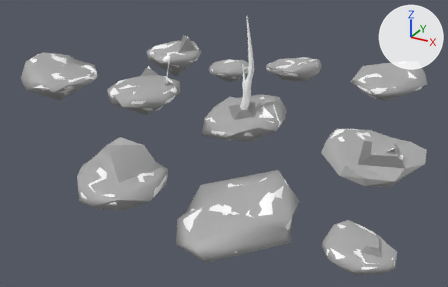
The FBX model src/ProjectMagma/ProjectMagma/Content/Models/Islands/all_rend_and_col.fbx as it was, and as the next commit left it.
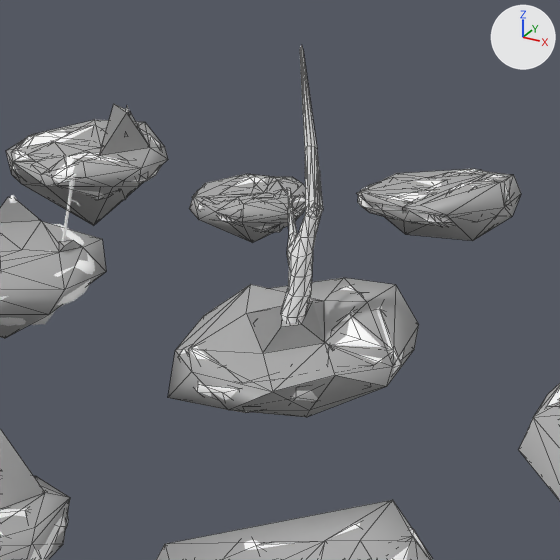
Each version is shown whole from a 50 mm camera at (0.1446, -0.2386, 0.1028) aimed at (0.0156, -0.004, -0.0145), then close up on the part from 32% to 75% of the width and 0% to 66% of the height. The axes (+X, +Y, +Z) are drawn at upper right. The lights are the same throughout. The close-ups show mesh edges as thin lines. Where no turn or scale is listed for an object, it has been applied to the vertices. Vertices at the same position are counted once.

Before the edit, the objects in view are built like this:
```python
me_grass321 = bpy.data.meshes.new('grass321')
me_grass321.from_pydata(...)  # 367 vertices, 704 faces; spans x -0.0202..0.0155, y -0.8288..-0.7888, z 0.0351..0.092
me_grass321.materials.append(mat_lambert2)  # white #ffffff
me_grass3_col23 = bpy.data.meshes.new('grass3_col23')
me_grass3_col23.from_pydata(...)  # 31 vertices, 54 faces; spans x -0.0211..0.015, y -0.8926..-0.8516, z 0.034..0.056
me_grass3_col23.materials.append(mat_lambert4)  # grey #aaaaaa
# before: 27 (-0.0021, -0.8764, 0.0529) at pixel (281, 326), 28 (-0.0039, -0.8723, 0.0548) at pixel (283, 305), 30 (0.0006, -0.8714, 0.056) at pixel (312, 301)
me_ice129 = bpy.data.meshes.new('ice129')
me_ice129.from_pydata(...)  # 225 vertices, 426 faces; spans x -0.0476..-0.0127, y -0.8909..-0.8554, z 0.0685..0.0914
me_ice129.materials.append(mat_lambert2)  # white #ffffff
ob_grass321 = bpy.data.objects.new('grass321', me_grass321)
ob_grass321.location = (0.0264, 0.8077, -0.0457)
ob_grass3_col23 = bpy.data.objects.new('grass3_col23', me_grass3_col23)
ob_grass3_col23.location = (0.0266, 0.8714, -0.0492)
ob_ice129 = bpy.data.objects.new('ice129', me_ice129)
ob_ice129.location = (-0.038, 0.9569, -0.0819)
# also in view: 'grass4_col27' at (0.0846, 0.0007, -0.0105); 'ice3_col39' at (0.0174, 0.0747, 0.0014); 'ice2_col35' at (-0.0245, 0.0768, -0.0068); 'burnt2_col' at (0.0584, -0.0722, -0.0106); 'burnt1_col5' at (0.0076, -0.0727, -0.0038)
```
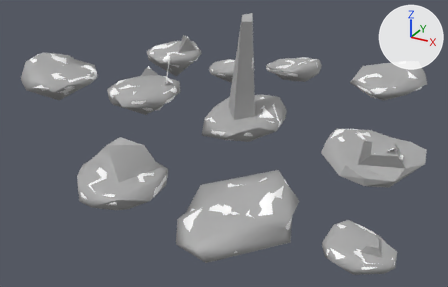
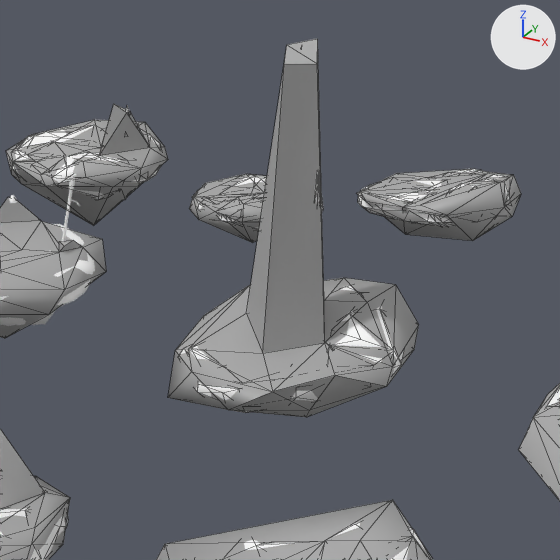
What differs and where, as boxes (x1, y1, x2, y2) in the close-ups (560 x 560 px; the box of a moved part takes in the faces that stretch with it):
'grass3_col23', reshaped (171% taller)
    before: (168, 278, 419, 417)
    after: (168, 39, 419, 417)
part 1 of me_grass3_col23, moved or reshaped
    before: (247, 301, 325, 353)
    after: (247, 39, 325, 353)
'grass321', unchanged, covered by the edit
    before: (180, 45, 404, 413)
    after: (180, 170, 404, 413)

The change in detail:
me_grass3_col23 has 31 vertices, 54 faces and spans x -0.0211..0.015, y -0.8926..-0.8516, z 0.034..0.056.
me_grass3_col23 is used by ob_grass3_col23; location (0.0266, 0.8714, -0.0492).
Part 1, on me_grass3_col23:
Vertices 27, 28, 30 of me_grass3_col23 move by (0.0, 0.0, 0.0405).
Vertex 29 of me_grass3_col23 moves from (0.0006, -0.8749, 0.0534) at pixel (301, 324) to (0.0028, -0.8756, 0.0939) at pixel (317, 63).
